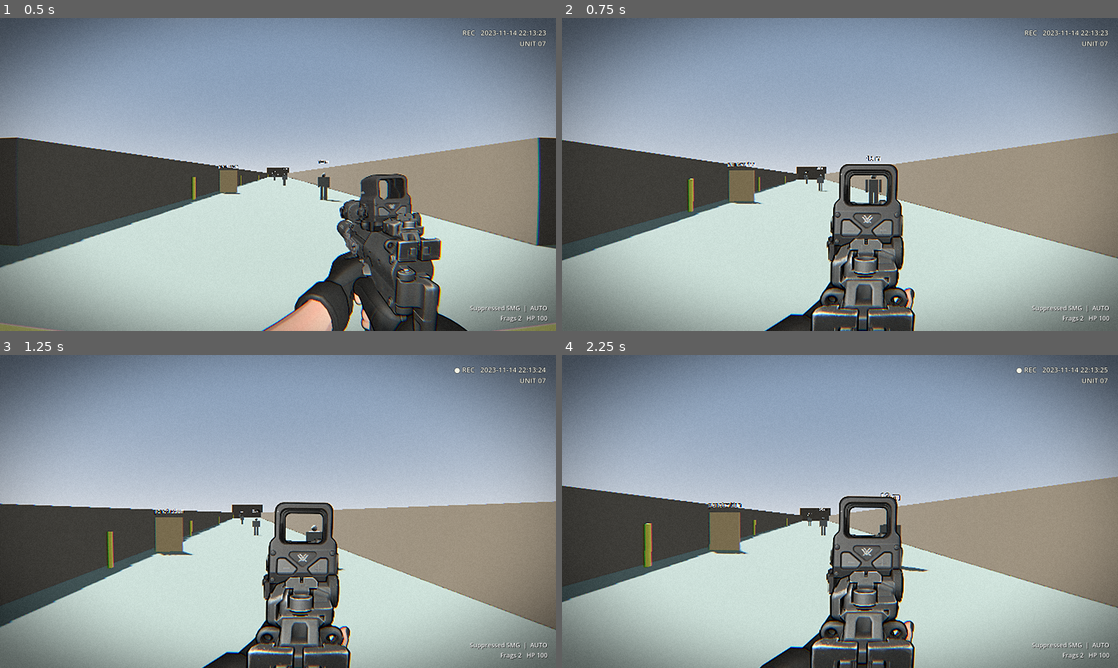
Above: before the commit, frames 1-4 (two rows, left to right).
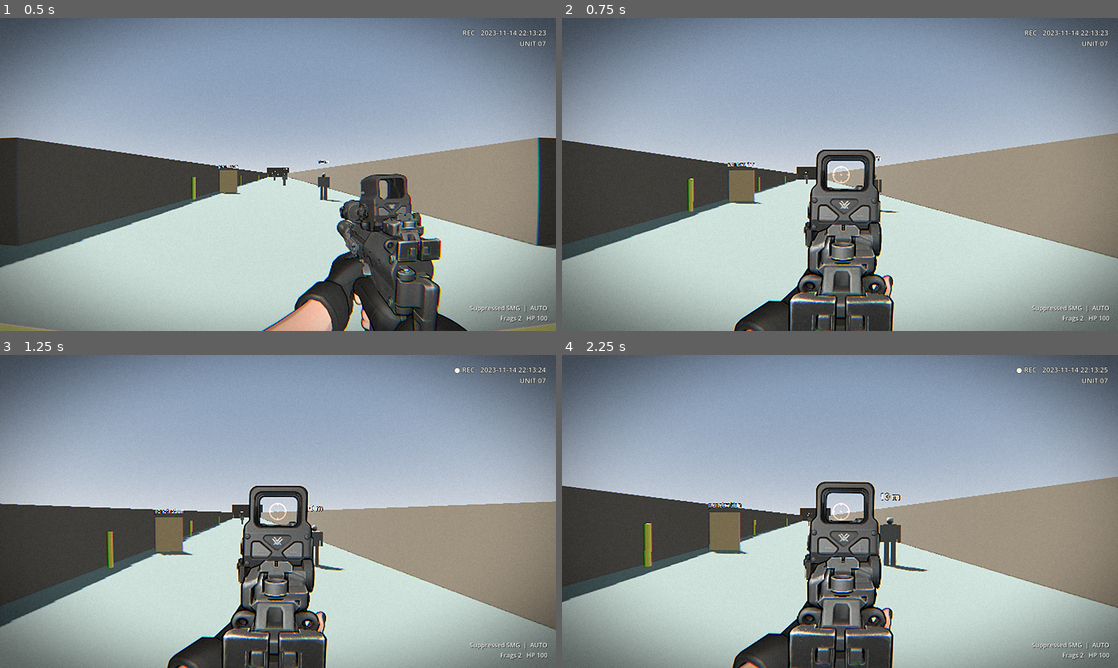
Above: after the commit, the same moments.

Repository: needlehead/DW-TACTICAL-SHOOTER-DEEPSEEK
Game: Godot game, scene res://maps/killhouse.tscn
Same seed, same stepped clock (60 frames per second), same inputs: the game is played once before the commit and once after it.
Inputs (mouse positions are in pixels of both pictures, inside the frame that each line leads up to):
- Up to frame 1 (0.5 s): no input
- Up to frame 2 (0.75 s): move the mouse to (867, 174) at 0.52 s; hold W (move_forward) from 0.53 s (still down); hold Right mouse button (ads) from 0.53 s (still down)
- Up to frame 3 (1.25 s): keep holding W (move_forward); keep holding Right mouse button (ads); tap Space (jump) at 0.77, 0.8, 1.07 s
- Up to frame 4 (2.25 s): keep holding W (move_forward); move the mouse to (812, 511) at 1.27 s; release Right mouse button (ads) at 1.28 s; tap Space (jump) at 1.35, 1.52, 1.82 s; right-click (812, 511) at 1.55 s; move the mouse to (851, 505) at 2.02 s; hold Right mouse button (ads) from 2.03 s (still down)

Frame 1 is identical in both runs. In frame 2, 9.6% of the frame differs, in the area x 30-64%, y 41-100%; in frame 3, 9.8%; in frame 4, 9.8%, in the area x 30-64%, y 40-100%.

Commit message:
Aim frames line the sight glass up with the aim point; EOTech holographic reticle
Co-Authored-By: Claude Opus 5.5 <noreply@anthropic.com>

Diff:
--- /dev/null
+++ b/player/holo_sight.gd
@@ -0,0 +1,34 @@
+class_name HoloSight
+extends Control
+## EOTech-style holographic reticle (ring, centre dot, four inward ticks). Child of the sprite viewmodel,
+## sized to the sight glass and clipped to it; the reticle sits on the true aim point, so it drifts
+## inside the glass with sway instead of being painted onto the frame.
+
+var diameter := 30.0
+var color := Color(1.0, 0.2, 0.12)
+
+
+func _ready() -> void:
+	mouse_filter = Control.MOUSE_FILTER_IGNORE
+	clip_contents = true
+	var add := CanvasItemMaterial.new()
+	add.blend_mode = CanvasItemMaterial.BLEND_MODE_ADD  # light projected on glass, never darkens
+	material = add
+
+
+func _draw() -> void:
+	var player := get_parent().owner as Player
+	var cam := player.camera
+	var aim := cam.global_position - player.aim_basis().z * 50.0
+	if cam.is_position_behind(aim):
+		return
+	var c := get_global_transform().affine_inverse() * cam.unproject_position(aim)
+	var r := diameter * 0.5
+	var glow := Color(color, 0.25)
+	for pass_i in 2:
+		var col := glow if pass_i == 0 else color
+		var wide := 2.5 if pass_i == 0 else 1.0
+		draw_arc(c, r, 0.0, TAU, 48, col, maxf(1.0, r * 0.07) * wide, true)
+		draw_circle(c, maxf(1.0, r * 0.05) * wide, col)
+		for dir: Vector2 in [Vector2.UP, Vector2.DOWN, Vector2.LEFT, Vector2.RIGHT]:
+			draw_line(c + dir * r, c + dir * r * 0.78, col, maxf(1.0, r * 0.07) * wide, true)
--- a/player/sprite_viewmodel.gd
+++ b/player/sprite_viewmodel.gd
@@ -18,6 +18,7 @@
 @export var ads_shift := Vector2(-0.1, -0.03)
 
 var _blur := ShaderMaterial.new()
+var _holo := HoloSight.new()
 
 @onready var player: Player = owner
 @onready var viewmodel: Node3D = owner.get_node("LeanPivot/Head/Camera3D/Viewmodel")
@@ -30,6 +31,7 @@
 	stretch_mode = TextureRect.STRETCH_KEEP_ASPECT_COVERED
 	# Always attached (2 identical taps when idle) so the shader compiles at load, not on the first shot.
 	material = _blur
+	add_child(_holo)
 
 
 func _process(_delta: float) -> void:
@@ -56,7 +58,12 @@
 	off += Vector2(ads_shift.x * vp.x, ads_shift.y * k) * ads + d.sprite_offset * k
 
 	size = vp * (1.0 + overscan)
-	position = Vector2(-vp.x * overscan * 0.5, 0.0) + off  # overscan hangs below the screen
+	var base := Vector2(-vp.x * overscan * 0.5, 0.0)  # overscan hangs below the screen
+	if not d.aim_sprites.is_empty() and d.sight_window.has_area():
+		# Slide the frame so the sight glass ends up on the screen centre (the aim point once fully aimed).
+		var sight := base + d.sight_window.get_center() * size + d.sprite_offset * k
+		off += (vp * 0.5 - sight) * player.ads_blend
+	position = base + off
 	pivot_offset = Vector2(size.x * 0.5, size.y)
 	scale = Vector2.ONE * (1.0 + ads_zoom * ads)
 	rotation = kick_rot.z * 0.5 + player.sprint_blend * 0.08
@@ -68,3 +75,11 @@
 	var aspect := float(texture.get_width()) / texture.get_height()
 	_blur.set_shader_parameter("blur_dir", Vector2(cos(a), -sin(a) * aspect) * d.shoot_blur * fade)
 	_blur.set_shader_parameter("samples", 12 if shooting else 2)
+
+	_holo.visible = d.reticle_size > 0.0 and d.sight_window.has_area() and texture == d.aim_sprites.back()
+	if _holo.visible:
+		_holo.position = d.sight_window.position * size
+		_holo.size = d.sight_window.size * size
+		_holo.diameter = d.reticle_size * k
+		_holo.color = d.reticle_color
+		_holo.queue_redraw()
--- a/tests/smoke_test.gd
+++ b/tests/smoke_test.gd
@@ -65,6 +65,9 @@
 	_check(w.current_sprite(0.0) == data.idle_sprite, "aim frames: idle at hip")
 	_check(w.current_sprite(0.5) == data.aim_sprites[1], "aim frames: middle frame half aimed")
 	_check(w.current_sprite(1.0) == data.aim_sprites[-1], "aim frames: last frame fully aimed")
+	w.since_shot = 0.0
+	_check(w.current_sprite(1.0) == data.aim_sprites[-1], "aimed firing keeps the aim frame")
+	w.since_shot = 99.0
 	data.aim_sprites = saved_aim
 	data.reload_fps = 0.0
 	w.free()
--- a/ui/hud.gd
+++ b/ui/hud.gd
@@ -88,7 +88,8 @@
 	var c := size * 0.5
 	if not cam.is_position_behind(aim):
 		c = bodycam.to_screen(cam.unproject_position(aim))
-	if show_aim_dot and player.alive:
+	var through_holo := player.ads_blend > 0.8 and player.weapons.current.data.reticle_size > 0.0
+	if show_aim_dot and player.alive and not through_holo:
 		draw_circle(c, 2.0, Color(1, 1, 1, 0.6))
 	if _hit_t > 0.0:
 		var col := Color(1, 0.2, 0.2) if _hit_kill else Color.WHITE
--- a/weapons/data/smg.tres
+++ b/weapons/data/smg.tres
@@ -70,6 +70,8 @@
 vm_kick_rot = 1.5
 idle_sprite = ExtResource("2_idle")
 shoot_sprite = ExtResource("3_shoot")
+sight_window = Rect2(0.5086, 0.3875, 0.05, 0.066)
+reticle_size = 0.042
 aim_sprites = Array[Texture2D]([ExtResource("a1"), ExtResource("a2"), ExtResource("a3"), ExtResource("a4"), ExtResource("a5")])
 reload_sprites = Array[Texture2D]([ExtResource("r1"), ExtResource("r2"), ExtResource("r3"), ExtResource("r4"), ExtResource("r5"), ExtResource("r6"), ExtResource("r7"), ExtResource("r8"), ExtResource("r9")])
 empty_reload_sprites = Array[Texture2D]([ExtResource("e1"), ExtResource("e2"), ExtResource("e3"), ExtResource("e4"), Ex …(313 unchanged characters)…
--- a/weapons/weapon.gd
+++ b/weapons/weapon.gd
@@ -163,7 +163,8 @@
 		var elapsed := reload_total - reload_left
 		var frame := int(elapsed * data.reload_fps) if data.reload_fps > 0.0 else int(elapsed / reload_total * n)
 		return reload_frames[mini(frame, n - 1)]
-	if since_shot < data.shoot_frame_time and data.shoot_sprite:
+	var aimed_frames := ads_blend >= 0.5 and not data.aim_sprites.is_empty()  # hip shoot frame would jump off the sight
+	if since_shot < data.shoot_frame_time and data.shoot_sprite and not aimed_frames:
 		return data.shoot_sprite
 	if ads_blend > 0.0 and not data.aim_sprites.is_empty():
 		var n := data.aim_sprites.size()
--- a/weapons/weapon_data.gd
+++ b/weapons/weapon_data.gd
@@ -62,6 +62,10 @@
 ## Optional hip-to-ADS transition, picked by aim progress; the last frame is the held ADS frame.
 ## Overrides ads_sprite. Aiming out plays the same frames backwards.
 @export var aim_sprites: Array[Texture2D] = []
+## Sight glass on the last aim frame (0-1 UV). Aiming lines its centre up with the aim point. Empty = no alignment.
+@export var sight_window := Rect2()
+@export var reticle_size := 0.0  ## holographic ring diameter, fraction of screen height; 0 = no reticle
+@export var reticle_color := Color(1.0, 0.2, 0.12)
 @export var reload_sprites: Array[Texture2D] = []  ## played over the reload (see reload_fps)
 @export var empty_reload_sprites: Array[Texture2D] = []  ## reloads from empty; falls back to reload_sprites
 ## Frames per second for reload_sprites; the last frame holds if the reload outlasts them.
Not shown, added: player/holo_sight.gd.uid
